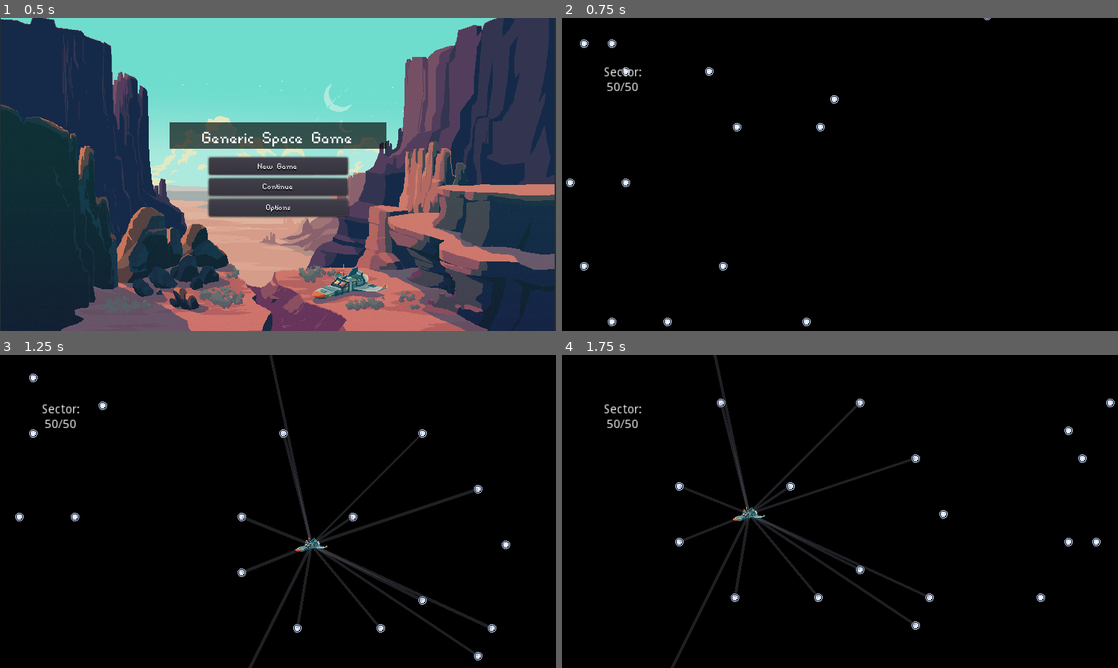
Above: before the commit, frames 1-4 (two rows, left to right).
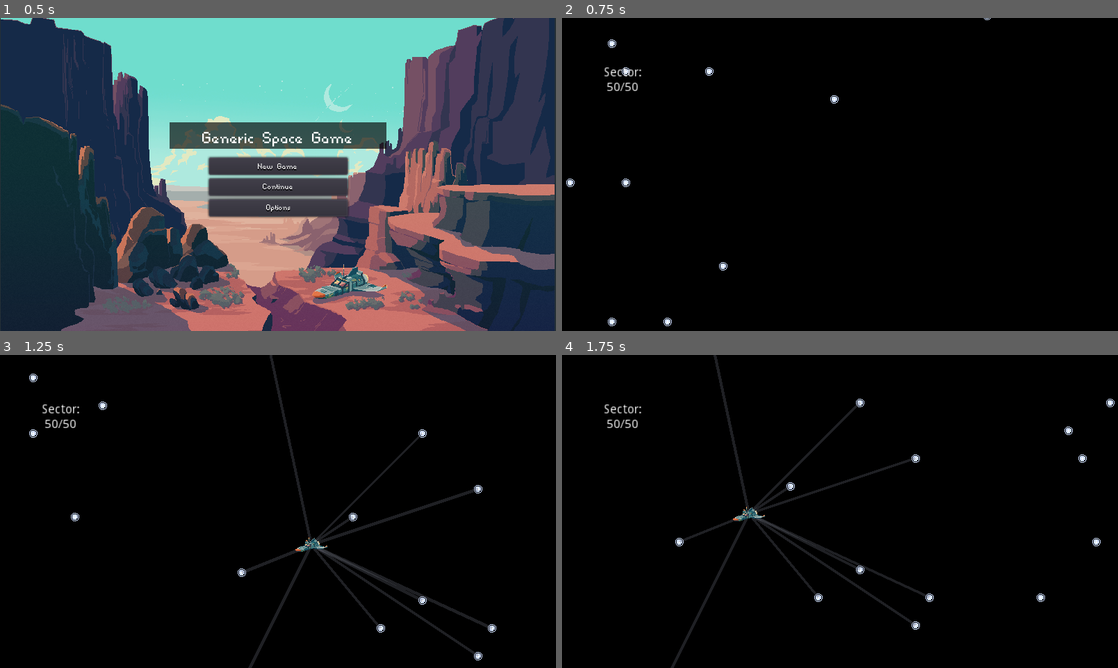
Above: after the commit, the same moments.

Repository: ADBoulding/Space-Game
Game: Godot game, scene res://Scenes/title_screen.tscn
Same seed, same stepped clock (60 frames per second), same inputs: the game is played once before the commit and once after it.
Inputs (mouse positions are in pixels of both pictures, inside the frame that each line leads up to):
- Up to frame 1 (0.5 s): no input
- Up to frame 2 (0.75 s): click "New Game" at 0.5 s
- Up to frame 3 (1.25 s): no input
- Up to frame 4 (1.75 s): move the mouse to (962, 495) at 1.27 s; hold Right (ui_right) from 1.28 s (still down); click (962, 495) at 1.42 s

Frame 1 is identical in both runs. In frame 2, 0.1% of the frame differs, in the area x 3-48%, y 6-99%; in frame 3, 0.5%, in the area x 2-92%, y 23-89%; in frame 4, 0.5%.

Commit message:
Update with code fixes

Diff:
--- a/Space-Game/Scenes/Planet.tscn
+++ b/Space-Game/Scenes/Planet.tscn
@@ -1,5 +1,6 @@
-[gd_scene load_steps=7 format=2]
+[gd_scene load_steps=13 format=2]
 
+[ext_resource path="res://Scenes/Planet_Gen/cloud_Shader.shader" type="Shader" id=1]
 [ext_resource path="res://Scenes/Planet_Gen/Planet_Shader.shader" type="Shader" id=2]
 
 [sub_resource type="SphereMesh" id=1]
@@ -31,6 +32,11 @@
 [sub_resource type="GDScript" id=5]
 script/source = "extends MeshInstance
 
+onready var collider : CollisionShape = $Area/CollisionShape
+onready var clouds : MeshInstance = $Clouds
+
+signal clickedOn
+
 export var SystemID: Vector2
 export var ID: int
 export var LocalID: int
@@ -50,6 +56,8 @@
 var period = 64.0
 var persistence = 0.5
 var lacunarity = 2.0
+
+var dir
 
 export(NoiseTexture) var Albedo = NoiseTexture.new()
 
@@ -76,7 +84,9 @@
 		noise.period = planet.period
 		noise.persistence = planet.persistence
 		noise.lacunarity = planet.lacunarity
-
+		collider.shape.radius = planet.radius
+		clouds.visible = planet.hasAtmosphere
+		dir = sqrt(planet.rotation * planet.rotation)/planet.rotation
 		_draw_planet()
 
 	else:
@@ -109,9 +119,43 @@
 	_load_planet()
 
 func _process(delta):
-	rotate_y(delta * planet.rotation)
-	pass
+	rotate_y(delta * planet.rotation/planet.radius)
+	clouds.rotate_y(delta * -planet.rotation/planet.radius/5)
+
+func _on_Area_input_event(camera, event, click_position, click_normal, shape_idx):
+	if event is InputEventMouseButton:
+		if event.button_index == BUTTON_LEFT and event.pressed == true:
+			emit_signal(\"clickedOn\")
 "
+
+[sub_resource type="SphereMesh" id=7]
+resource_local_to_scene = true
+radius = 1.02
+height = 2.04
+
+[sub_resource type="OpenSimplexNoise" id=9]
+seed = 6
+octaves = 9
+period = 113.0
+persistence = 0.825
+lacunarity = 2.62
+
+[sub_resource type="NoiseTexture" id=10]
+width = 400
+height = 400
+seamless = true
+noise = SubResource( 9 )
+
+[sub_resource type="ShaderMaterial" id=8]
+resource_local_to_scene = true
+shader = ExtResource( 1 )
+shader_param/colour1 = Color( 1, 1, 1, 0 )
+shader_param/colour2 = Color( 1, 1, 1, 1 )
+shader_param/cloudThreshold = 0.46
+shader_param/Base_Albedo = SubResource( 10 )
+
+[sub_resource type="SphereShape" id=6]
+radius = 0.0
 
 [node name="MeshInstance" type="MeshInstance" groups=[
 "planetInstance",
@@ -121,3 +165,13 @@
 material/0 = SubResource( 4 )
 script = SubResource( 5 )
 colour1 = Color( 0.00392157, 0.0235294, 0.0352941, 1 )
+
+[node name="Clouds" type="MeshInstance" parent="."]
+mesh = SubResource( 7 )
+material/0 = SubResource( 8 )
+
+[node name="Area" type="Area" parent="."]
+
+[node name="CollisionShape" type="CollisionShape" parent="Area"]
+shape = SubResource( 6 )
+[connection signal="input_event" from="Area" to="." method="_on_Area_input_event"]
--- /dev/null
+++ b/Space-Game/Scenes/Planet_Gen/cloud_Shader.shader
@@ -0,0 +1,27 @@
+shader_type spatial;
+render_mode unshaded;
+
+uniform vec4 colour1 : hint_color = vec4(1,1,1,0);
+uniform vec4 colour2 : hint_color = vec4(1,1,1,1);
+
+uniform float cloudThreshold : hint_range(0,1) = 0.428;
+
+uniform sampler2D Base_Albedo : hint_albedo;
+
+void fragment() {
+	vec2 _uv = UV;
+
+	float noise_intensity = 50.;
+
+	float c1t = cloudThreshold / 2.;
+
+	float noise = texture(Base_Albedo, UV).r;
+	noise = round(noise * noise_intensity) / noise_intensity;
+	vec4 grad1 = mix(colour1, colour2, smoothstep(c1t,c1t,noise));
+
+
+	if (noise < c1t){
+		ALBEDO = grad1.rgb;
+		ALPHA = smoothstep(c1t,c1t,noise);
+	}
+}
--- a/Space-Game/Scenes/Planet_Gen/noise_script.gd
+++ /dev/null
@@ -1,149 +0,0 @@
-# PerlinNoise3D.gd
-tool
-extends VisualShaderNodeCustom
-class_name VisualShaderNodePerlinNoise3D
-
-
-func _get_name():
-	return "PerlinNoise3D"
-
-
-func _get_category():
-	return "MyShaderNodes"
-
-
-func _get_description():
-	return "Classic Perlin-Noise-3D function (by Curly-Brace)"
-
-
-func _get_return_icon_type():
-	return VisualShaderNode.PORT_TYPE_SCALAR
-
-
-func _get_input_port_count():
-	return 2
-
-
-func _get_input_port_name(port):
-	match port:
-		0:
-			return "xyz"
-		1:
-			return "freq"
-
-
-func _get_input_port_type(port):
-	match port:
-		0:
-			return VisualShaderNode.PORT_TYPE_VECTOR
-		1:
-			return VisualShaderNode.PORT_TYPE_SCALAR
-
-
-func _get_output_port_count():
-	return 1
-
-
-func _get_output_port_name(port):
-	return "result"
-
-
-func _get_output_port_type(port):
-	return VisualShaderNode.PORT_TYPE_SCALAR
-
-
-func _get_global_code(mode):
-	return """
-		vec3 mod289_3(vec3 x) {
-			return x - floor(x * (1.0 / 289.0)) * 289.0;
-		}
-
-		vec4 mod289_4(vec4 x) {
-			return x - floor(x * (1.0 / 289.0)) * 289.0;
-		}
-
-		vec4 permute(vec4 x) {
-			return mod289_4(((x * 34.0) + 1.0) * x);
-		}
-
-		vec4 taylorInvSqrt(vec4 r) {
-			return 1.79284291400159 - 0.85373472095314 * r;
-		}
-
-		vec3 fade(vec3 t) {
-			return t * t * t * (t * (t * 6.0 - 15.0) + 10.0);
-		}
-
-		// Classic Perlin noise.
-		float cnoise(vec3 P) {
-			vec3 Pi0 = floor(P); // Integer part for indexing.
-			vec3 Pi1 = Pi0 + vec3(1.0); // Integer part + 1.
-			Pi0 = mod289_3(Pi0);
-			Pi1 = mod289_3(Pi1);
-			vec3 Pf0 = fract(P); // Fractional part for interpolation.
-			vec3 Pf1 = Pf0 - vec3(1.0); // Fractional part - 1.0.
-			vec4 ix = vec4(Pi0.x, Pi1.x, Pi0.x, Pi1.x);
-			vec4 iy = vec4(Pi0.yy, Pi1.yy);
-			vec4 iz0 = vec4(Pi0.z);
-			vec4 iz1 = vec4(Pi1.z);
-
-			vec4 ixy = permute(permute(ix) + iy);
-			vec4 ixy0 = permute(ixy + iz0);
-			vec4 ixy1 = permute(ixy + iz1);
-
-			vec4 gx0 = ixy0 * (1.0 / 7.0);
-			vec4 gy0 = fract(floor(gx0) * (1.0 / 7.0)) - 0.5;
-			gx0 = fract(gx0);
-			vec4 gz0 = vec4(0.5) - abs(gx0) - abs(gy0);
-			vec4 sz0 = step(gz0, vec4(0.0));
-			gx0 -= sz0 * (step(0.0, gx0) - 0.5);
-			gy0 -= sz0 * (step(0.0, gy0) - 0.5);
-
-			vec4 gx1 = ixy1 * (1.0 / 7.0);
-			vec4 gy1 = fract(floor(gx1) * (1.0 / 7.0)) - 0.5;
-			gx1 = fract(gx1);
-			vec4 gz1 = vec4(0.5) - abs(gx1) - abs(gy1);
-			vec4 sz1 = step(gz1, vec4(0.0));
-			gx1 -= sz1 * (step(0.0, gx1) - 0.5);
-			gy1 -= sz1 * (step(0.0, gy1) - 0.5);
-
-			vec3 g000 = vec3(gx0.x, gy0.x, gz0.x);
-			vec3 g100 = vec3(gx0.y, gy0.y, gz0.y);
-			vec3 g010 = vec3(gx0.z, gy0.z, gz0.z);
-			vec3 g110 = vec3(gx0.w, gy0.w, gz0.w);
-			vec3 g001 = vec3(gx1.x, gy1.x, gz1.x);
-			vec3 g101 = vec3(gx1.y, gy1.y, gz1.y);
-			vec3 g011 = vec3(gx1.z, gy1.z, gz1.z);
-			vec3 g111 = vec3(gx1.w, gy1.w, gz1.w);
-
-			vec4 norm0 = taylorInvSqrt(vec4(dot(g000, g000), dot(g010, g010), dot(g100, g100), dot(g110, g110)));
-			g000 *= norm0.x;
-			g010 *= norm0.y;
-			g100 *= norm0.z;
-			g110 *= norm0.w;
-			vec4 norm1 = taylorInvSqrt(vec4(dot(g001, g001), dot(g011, g011), dot(g101, g101), dot(g111, g111)));
-			g001 *= norm1.x;
-			g011 *= norm1.y;
-			g101 *= norm1.z;
-			g111 *= norm1.w;
-
-			float n000 = dot(g000, Pf0);
-			float n100 = dot(g100, vec3(Pf1.x, Pf0.yz));
-			float n010 = dot(g010, vec3(Pf0.x, Pf1.y, Pf0.z));
-			float n110 = dot(g110, vec3(Pf1.xy, Pf0.z));
-			float n001 = dot(g001, vec3(Pf0.xy, Pf1.z));
-			float n101 = dot(g101, vec3(Pf1.x, Pf0.y, Pf1.z));
-			float n011 = dot(g011, vec3(Pf0.x, Pf1.yz));
-			float n111 = dot(g111, Pf1);
-
-			vec3 fade_xyz = fade(Pf0);
-			vec4 n_z = mix(vec4(n000, n100, n010, n110), vec4(n001, n101, n011, n111), fade_xyz.z);
-			vec2 n_yz = mix(n_z.xy, n_z.zw, fade_xyz.y);
-			float n_xyz = mix(n_yz.x, n_yz.y, fade_xyz.x);
-			return 2.2 * n_xyz;
-		}
-	"""
-
-
-func _get_code(input_vars, output_vars, mode, type):
-	return output_vars[0] + " = cnoise(%s * %s) * 0.5 + 0.5;" % [input_vars[0], input_vars[1]]
--- a/Space-Game/Scenes/System_Map.tscn
+++ b/Space-Game/Scenes/System_Map.tscn
@@ -1,8 +1,10 @@
-[gd_scene load_steps=7 format=2]
+[gd_scene load_steps=9 format=2]
 
 [ext_resource path="res://scripts/galaxy/SolarSystem.gd" type="Script" id=1]
 [ext_resource path="res://Fonts/font.tres" type="DynamicFont" id=2]
 [ext_resource path="res://Scenes/Planet_Gen/4MUGBG.jpg" type="Texture" id=3]
+[ext_resource path="res://Scenes/pause_screen/Pause.tscn" type="PackedScene" id=4]
+[ext_resource path="res://Scenes/systemCamera.gd" type="Script" id=5]
 
 [sub_resource type="PanoramaSky" id=1]
 radiance_size = 4
@@ -28,15 +30,19 @@
 [node name="Control" type="Control" parent="."]
 anchor_right = 1.0
 anchor_bottom = 1.0
+margin_top = 323.0
+margin_right = -526.0
 __meta__ = {
 "_edit_use_anchors_": false
 }
 
 [node name="Galaxy_Map" type="Button" parent="Control"]
-margin_left = 18.2599
-margin_top = 320.018
-margin_right = 110.26
-margin_bottom = 340.018
+anchor_top = 1.0
+anchor_bottom = 1.0
+margin_left = 13.2142
+margin_top = -29.9107
+margin_right = 105.214
+margin_bottom = -9.91071
 action_mode = 0
 text = "Galaxy Map"
 __meta__ = {
@@ -67,14 +73,23 @@
 
 [node name="Label" type="Label" parent="Control"]
 margin_left = 129.0
-margin_top = 299.0
+margin_top = 307.0
 margin_right = 270.0
-margin_bottom = 344.0
+margin_bottom = 352.0
 custom_fonts/font = ExtResource( 2 )
+valign = 1
+__meta__ = {
+"_edit_use_anchors_": false
+}
 
 [node name="Camera" type="Camera" parent="."]
-transform = Transform( 1, 0, 0, 0, 1, 0, 0, 0, 1, 22.3305, 0, 38.8886 )
+transform = Transform( 1, 0, 0, 0, 1, 0, 0, 0, 1, 25, 0, 40 )
+current = true
 fov = 50.8
+script = ExtResource( 5 )
 
 [node name="CSGMesh" type="CSGMesh" parent="."]
 mesh = SubResource( 3 )
+
+[node name="Pause_Menu" parent="." instance=ExtResource( 4 )]
+[connection signal="finishedGen" from="." to="Camera" method="_on_System_finishedGen"]
--- a/Space-Game/Scenes/desert_planet/desert_planet.tscn
+++ b/Space-Game/Scenes/desert_planet/desert_planet.tscn
@@ -11,6 +11,7 @@
 [ext_resource path="res://Scenes/player/Ship.tscn" type="PackedScene" id=9]
 [ext_resource path="res://assets/ship/1_0001_Shadow.png" type="Texture" id=10]
 [ext_resource path="res://Scenes/player/Ship.gd" type="Script" id=11]
+[ext_resource path="res://Scenes/pause_screen/Pause.tscn" type="PackedScene" id=12]
 
 [sub_resource type="Animation" id=1]
 resource_name = "Landing"
@@ -186,4 +187,6 @@
 visible = false
 position = Vector2( 448, 264 )
 scale = Vector2( 0.3, 0.3 )
+
+[node name="Pause_Menu" parent="." instance=ExtResource( 12 )]
 [connection signal="animation_finished" from="Ship/AnimationPlayer" to="Ship" method="_on_AnimationPlayer_animation_finished" binds= [ false ]]
--- a/Space-Game/Scenes/galaxy_map/Galaxy_Map.gd
+++ b/Space-Game/Scenes/galaxy_map/Galaxy_Map.gd
@@ -77,6 +77,7 @@
 	potentialStars = []
 	var xRange = [max(0, coordinates_curr.x - searchRadius), min(cMap.x, coordinates_curr.x + searchRadius)]
 	var yRange = [max(0, coordinates_curr.y - searchRadius), min(cMap.y, coordinates_curr.y + searchRadius)]
+
 	for i in range(xRange[0],xRange[1]):
 		for j in range(yRange[0],yRange[1]):
 			if tile.get_cell(i,j) == tile.TILES.Star:
--- a/Space-Game/Scenes/galaxy_map/Galaxy_Map.tscn
+++ b/Space-Game/Scenes/galaxy_map/Galaxy_Map.tscn
@@ -1,20 +1,21 @@
-[gd_scene load_steps=9 format=2]
+[gd_scene load_steps=10 format=2]
 
 [ext_resource path="res://Scenes/galaxy_map/space_Tile.png" type="Texture" id=1]
 [ext_resource path="res://Scenes/galaxy_map/randomStars.gd" type="Script" id=2]
 [ext_resource path="res://Scenes/galaxy_map/GalaxyCam.gd" type="Script" id=3]
 [ext_resource path="res://assets/ship/1_0000_Ship.png" type="Texture" id=4]
 [ext_resource path="res://Scenes/galaxy_map/Galaxy_Map.gd" type="Script" id=5]
+[ext_resource path="res://Scenes/pause_screen/Pause.tscn" type="PackedScene" id=6]
 
-[sub_resource type="NavigationPolygon" id=2]
+[sub_resource type="NavigationPolygon" id=1]
 vertices = PoolVector2Array( 32.7294, 32.77, -1.23777, 32.77, -1.23777, -0.99437, 32.7294, -0.99437 )
 polygons = [ PoolIntArray( 0, 1, 2, 3 ) ]
 
-[sub_resource type="NavigationPolygon" id=3]
+[sub_resource type="NavigationPolygon" id=2]
 vertices = PoolVector2Array( -0.798035, 32.7102, 32.7711, 32.7102, 32.7711, -0.547298, -0.798035, -0.547298 )
 polygons = [ PoolIntArray( 0, 1, 2, 3 ) ]
 
-[sub_resource type="TileSet" id=1]
+[sub_resource type="TileSet" id=3]
 0/name = "Space"
 0/texture = ExtResource( 1 )
 0/tex_offset = Vector2( 0, 0 )
@@ -64,6 +65,7 @@
 default_color = Color( 1, 1, 1, 1 )
 
 [node name="Ship" type="Sprite" parent="."]
+position = Vector2( -1, 0 )
 scale = Vector2( 0.3, 0.3 )
 z_index = 2
 texture = ExtResource( 4 )
@@ -120,3 +122,5 @@
 __meta__ = {
 "_edit_use_anchors_": false
 }
+
+[node name="Pause_Menu" parent="." instance=ExtResource( 6 )]
--- /dev/null
+++ b/Space-Game/Scenes/pause_screen/Pause.gd
@@ -0,0 +1,23 @@
+extends CanvasLayer
+
+# Called when the node enters the scene tree for the first time.
+func _ready():
+	set_visibility(false)
+
+func _input(event):
+	if event.is_action_pressed("ui_cancel"): # Escape by default
+		set_visibility(!get_tree().paused) # if not pause then hide
+		get_tree().paused = !get_tree().paused # toggle pause
+
+func set_visibility(is_visible):
+	for node in get_children():
+		node.visible = is_visible
+
+func _on_Continue_pressed():
+	get_tree().paused = false
+	set_visibility(false)
+
+func _on_MainMenu_pressed():
+	get_tree().paused = false
+	var target_scene = load("res://Scenes/title_screen.tscn")
+	var err = get_tree().change_scene_to(target_scene)
--- /dev/null
+++ b/Space-Game/Scenes/pause_screen/Pause.tscn
@@ -0,0 +1,57 @@
+[gd_scene load_steps=2 format=2]
+
+[ext_resource path="res://Scenes/pause_screen/Pause.gd" type="Script" id=1]
+
+[node name="Pause_Menu" type="CanvasLayer"]
+pause_mode = 2
+script = ExtResource( 1 )
+
+[node name="Control" type="Control" parent="."]
+anchor_right = 1.0
+anchor_bottom = 1.0
+__meta__ = {
+"_edit_use_anchors_": false
+}
+
+[node name="ColorRect" type="ColorRect" parent="Control"]
+anchor_right = 1.0
+anchor_bottom = 1.0
+margin_left = -0.396851
+margin_top = 1.98425
+margin_right = -0.396851
+margin_bottom = 1.98425
+color = Color( 0, 0, 0, 0.435294 )
+__meta__ = {
+"_edit_use_anchors_": false
+}
+
+[node name="Continue" type="Button" parent="Control"]
+anchor_left = 0.5
+anchor_top = 0.5
+anchor_right = 0.5
+anchor_bottom = 0.5
+margin_left = -58.0
+margin_top = -32.0
+margin_right = 58.0
+margin_bottom = -12.0
+rect_pivot_offset = Vector2( 58, 10 )
+text = "Continue"
+__meta__ = {
+"_edit_use_anchors_": false
+}
+
+[node name="MainMenu" type="Button" parent="Control"]
+anchor_left = 0.5
+anchor_top = 0.5
+anchor_right = 0.5
+anchor_bottom = 0.5
+margin_left = -58.0
+margin_top = -10.0
+margin_right = 58.0
+margin_bottom = 10.0
+text = "Main Menu"
+__meta__ = {
+"_edit_use_anchors_": false
+}
+[connection signal="pressed" from="Control/Continue" to="." method="_on_Continue_pressed"]
+[connection signal="pressed" from="Control/MainMenu" to="." method="_on_MainMenu_pressed"]
--- /dev/null
+++ b/Space-Game/Scenes/systemCamera.gd
@@ -0,0 +1,88 @@
+extends Camera
+
+var normalPosition = Vector3(25.0,0.0,40.0)
+var camPosition = []
+var speed = 10
+var zoom = [40, 20, 10]
+var zoomLevel = 0
+var focusedOn = -1
+
+var totalPlanets
+
+enum STATE {
+	FOCUSED,
+	UNFOCUSED
+}
+
+var cameraState
+
+func _ready():
+	cameraState = STATE.UNFOCUSED
+	zoomLevel = 0
+
+func _getPlanets():
+	for node in get_parent().pNodes:
+		var _position = node.translation
+		_position.z = node.mesh.radius + 2
+		camPosition.append(_position)
+
+func _input(event):
+	if cameraState == STATE.UNFOCUSED:
+		if event.is_action_pressed("ui_up"):
+			if zoomLevel < 2:
+				zoomLevel += 1
+				match zoomLevel:
+					0:
+						translation.z = 40
+					1:
+						translation.z = 20
+					2:
+						translation.z = 10
+		elif event.is_action_pressed("ui_down"):
+			if zoomLevel > 0:
+				zoomLevel -= 1
+				match zoomLevel:
+					0:
+						translation.z = 40
+					1:
+						translation.z = 20
+					2:
+						translation.z = 10
+	else:
+		if event.is_action_pressed("ui_left"):
+			if focusedOn > 0:
+				focusedOn -= 1
+				_moveToPosition(camPosition[focusedOn])
+				print(focusedOn)
+		elif event.is_action_pressed("ui_right"):
+			if focusedOn < totalPlanets - 1:
+					focusedOn += 1
+					_moveToPosition(camPosition[focusedOn])
+					print(focusedOn)
+		elif event.is_action_pressed("ui_down"):
+			cameraState = STATE.UNFOCUSED
+			_moveToPosition(normalPosition)
+
+func _process(delta):
+	if cameraState == STATE.UNFOCUSED:
+		var input_vector = Vector3.ZERO
+		input_vector.x = Input.get_action_strength("ui_right") - Input.get_action_strength("ui_left")
+		#input_vector.y = Input.get_action_strength("ui_down") - Input.get_action_strength("ui_up")
+		if input_vector != Vector3.ZERO:
+			global_translate(input_vector * delta * speed)
+
+func _moveToPosition(destination):
+	translation = destination
+	pass
+
+func _focus(id):
+	cameraState = STATE.FOCUSED
+	_moveToPosition(camPosition[id])
+	focusedOn = id
+
+
+func _on_System_finishedGen():
+	_getPlanets()
+	totalPlanets = get_parent().system.planetNum
+	print(camPosition)
+	print("Planets",totalPlanets)
--- a/Space-Game/project.godot
+++ b/Space-Game/project.godot
@@ -9,13 +9,19 @@
 config_version=4
 
 _global_script_classes=[ {
-"base": "VisualShaderNodeCustom",
-"class": "VisualShaderNodePerlinNoise3D",
+"base": "Reference",
+"class": "Character",
 "language": "GDScript",
-"path": "res://Scenes/Planet_Gen/noise_script.gd"
+"path": "res://scripts/core/character.gd"
+}, {
+"base": "Reference",
+"class": "Ship",
+"language": "GDScript",
+"path": "res://scripts/core/ship.gd"
 } ]
 _global_script_class_icons={
-"VisualShaderNodePerlinNoise3D": ""
+"Character": "",
+"Ship": ""
 }
 
 [application]
@@ -27,7 +33,6 @@
 [autoload]
 
 Global="*res://scripts/core/Global.gd"
-Constants="*res://scripts/core/Constants.gd"
 
 [display]
 
--- a/Space-Game/scripts/core/Constants.gd
+++ /dev/null
@@ -1 +0,0 @@
-extends Node
--- a/Space-Game/scripts/core/Global.gd
+++ b/Space-Game/scripts/core/Global.gd
@@ -18,7 +18,8 @@
 		"octaves" : [5, 9],
 		"period" : [120.0,160.0],
 		"persistence" : [0.6,1.0],
-		"lacunarity" : [1.5,2.5]
+		"lacunarity" : [1.5,2.5],
+		"hasAtmosphere" : true
 	},
 	"waterWorld" : {
 		"colour" : [Color(0.33,0.45,0.53,1),Color(0.88,0.91,0.67,1),Color(0.58,0.88,0.51,1)],
@@ -27,7 +28,8 @@
 		"octaves" : [4, 9],
 		"period" : [0.1,160.0],
 		"persistence" : [0.3,0.7],
-		"lacunarity" : [1.5,2.5]
+		"lacunarity" : [1.5,2.5],
+		"hasAtmosphere" : true
 	},
 	"rocky" : {
 		"colour" : [Color(0.69,0.69,0.69,1),Color(0.58,0.58,0.58,1),Color(0.34,0.34,0.34,1)],
@@ -36,7 +38,8 @@
 		"octaves" : [8, 9],
 		"period" : [120.0,160.0],
 		"persistence" : [0.6,1.0],
-		"lacunarity" : [3.0,4.0]
+		"lacunarity" : [3.0,4.0],
+		"hasAtmosphere" : false
 	}
 }
 
@@ -52,7 +55,7 @@
 var systemNum = 0
 
 var mapSize = 101
-var starChance = 7.0
+var starChance = 5.0
 
 func randomizeRNG():
 	rng.randomize()
@@ -68,25 +71,21 @@
 		systemDictionary[x][y] = system
 
 func init_system():
+	resetSystem()
+	buildMapArray()
+	for coord in coordContainer:
+		addSystemID(coord)
+	systemNum = coordContainer.size()
+	print("planets: " + str(planetNum))
+	print("systems: " + str(systemNum))
+
+func resetSystem():
 	planetNum = 0
 	systemNum = 0
 	systemContainer.clear()
 	coordContainer.clear()
 	systemDictionary.clear()
 	systemMapArray.clear()
-	buildMapArray()
-	for coord in coordContainer:
-		addSystemID(coord)
-	systemNum = coordContainer.size()
-	print("planets: " + str(planetNum))
-	print("systems: " + str(systemNum))
-
-func _ready():
-	pass
-
-func resetSystem():
-	systemContainer.clear()
-	print("CLEARING SYSTEM")
 
 func buildMapArray():
 	coordContainer.clear()
@@ -143,15 +142,24 @@
 		var _pe = _planet["persistence"]
 		var _l = _planet["lacunarity"]
 
-		# Use RNG to determine the planet parameters
-		var radius = Global.rng.randf_range(_r[0],_r[1])
-		var nSeed = Global.rng.randi_range(1,100)
-		var octaves = Global.rng.randi_range(_o[0],_o[1])
-		var period = Global.rng.randf_range(_pd[0],_pd[1])
-		var persistence = Global.rng.randf_range(_pe[0],_pe[1])
-		var lacunarity = Global.rng.randf_range(_l[0],_l[1])
-
-		var p = Planet.new(planetNum,_localID,radius,_c,_cT,nSeed,octaves,period,persistence,lacunarity)
+		# Create dictionary to pass to planetGen
+		var planetData = {
+			"planetType" : planetType,
+			"id" : planetNum,
+			"localID" : _localID,
+			"colours" : _c,
+			"colourThresholds" : _cT,
+			"hasAtmosphere" : _planet["hasAtmosphere"],
+			"rotation" : Global.rng.randf_range(-0.2,0.2),
+			"radius" : Global.rng.randf_range(_r[0],_r[1]),
+			"seed" : Global.rng.randi_range(1,100),
+			"octaves" : Global.rng.randi_range(_o[0],_o[1]),
+			"period" : Global.rng.randf_range(_pd[0],_pd[1]),
+			"persistence" : Global.rng.randf_range(_pe[0],_pe[1]),
+			"lacunarity" : Global.rng.randf_range(_l[0],_l[1])
+		}
+
+		var p = Planet.new(planetData)
 		planets.append(p)
 		#print("generated a [" + planetType + "] world")
 		Global.planetNum += 1
@@ -205,23 +213,25 @@
 		var c2t = 0.516
 		var c3t = 0.634
 
-		func _init(_id := -1, _localID := -1, _radius := 1.0, _colours := [], _colourThresholds := [], _seed := 1, _octaves := 5, _period := 64.0, _persistence := 0.5, _lacunarity := 2.0):
-			if _id == -1:
+		func _init(planetDictionary):
+			var _p = planetDictionary
+			if _p["id"] == -1:
 				id = Global.planetNum
 			else:
-				id = _id
-			locID = _localID
-			radius = _radius
-			colour1 = _colours[0]
-			colour2 = _colours[1]
-			colour3 = _colours[2]
-			c1t = _colourThresholds[0]
-			c2t = _colourThresholds[1]
-			c3t = _colourThresholds[2]
-			nSeed = _seed
-			octaves = _octaves
-			period = _period
-			persistence = _persistence
-			lacunarity = _lacunarity
-
-			rotation = Global.rng.randf_range(0.0,1.0)
+				id = _p["id"]
+			locID = _p["localID"]
+			planetType = _p["planetType"]
+			hasAtmosphere = _p["hasAtmosphere"]
+			radius = _p["radius"]
+			rotation = _p["rotation"]
+			colour1 = _p["colours"][0]
+			colour2 = _p["colours"][1]
+			colour3 = _p["colours"][2]
+			c1t = _p["colourThresholds"][0]
+			c2t = _p["colourThresholds"][1]
+			c3t = _p["colourThresholds"][2]
+			nSeed = _p["seed"]
+			octaves = _p["octaves"]
+			period = _p["period"]
+			persistence = _p["persistence"]
+			lacunarity = _p["lacunarity"]
--- /dev/null
+++ b/Space-Game/scripts/core/character.gd
@@ -0,0 +1,6 @@
+class_name Character
+
+var name
+var race
+var allegiance
+var disposition = {}
--- /dev/null
+++ b/Space-Game/scripts/core/ship.gd
@@ -0,0 +1,6 @@
+class_name Ship
+
+var jumpDistance
+
+func _init(JumpDistance := 5):
+	jumpDistance = JumpDistance
--- a/Space-Game/scripts/core/title_screen.gd
+++ b/Space-Game/scripts/core/title_screen.gd
@@ -6,6 +6,9 @@
 # Called when the node enters the scene tree for the first time.
 func _ready():
 	newGame.connect("button_down", self, "_newGame")
+	if Global.systemDictionary != {}:
+		print("RESETTING SYSTEM")
+		Global.resetSystem()
 
 func _newGame():
 	print("GOING TO NEW GAME")
--- a/Space-Game/scripts/galaxy/SolarSystem.gd
+++ b/Space-Game/scripts/galaxy/SolarSystem.gd
@@ -3,12 +3,17 @@
 export var SystemID : Vector2
 var system: Global.SolarSystem
 
+signal finishedGen
+
 onready var galaxyB : Button = $Control/Galaxy_Map
 onready var prevButton : Button = $Control/Prev
 onready var nextButton : Button = $Control/Next
 onready var label : Label = $Control/Label
+onready var cam : Camera = $Camera
 
 var pNodes
+
+var camLimits
 
 # Called when the node enters the scene tree for the first time.
 func _ready():
@@ -17,6 +22,7 @@
 #	nextButton.connect("pressed", self, "nextSystem")
 	SystemID = Global.currentSystem
 	genPlanets()
+	emit_signal("finishedGen")
 
 func genPlanets():
 	var _x = str(SystemID.x)
@@ -29,12 +35,16 @@
 		planet.translation.x = _p.locID * 5 + 15
 		planet.mesh.radius = _p.radius
 		planet.mesh.height = _p.radius * 2
+		planet.get_node("Clouds").mesh.radius = _p.radius + _p.radius/50
+		planet.get_node("Clouds").mesh.height = _p.radius * 2 + _p.radius/25
 		planet.setID(SystemID, _p.locID, _p.id)
 		var pName = "planet_" + str(SystemID) + "-" + str(_p.locID)
 		print (pName)
 		planet.name = pName
 		add_child(planet)
-		pNodes.append(get_node(pName))
+		var _planet = get_node(pName)
+		_planet.connect("clickedOn", cam, "_focus", [_p.locID])
+		pNodes.append(_planet)
 	print("NODELENGTH : " + str(pNodes.size()))
 
 func _returnToGalaxy():
Not shown: 1 places in Space-Game/Scenes/desert_planet/desert_planet.tscn that only renumber resources
Not shown: 3 places in Space-Game/Scenes/galaxy_map/Galaxy_Map.tscn that only renumber resources
